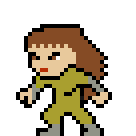
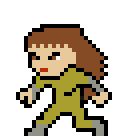
Comparing the layer stacks of the two (136, 136) images. Changes:
hid "Background copy" over <box>24,112,108,136</box>
showed "Background", painted on it over <box>24,112,108,136</box>
